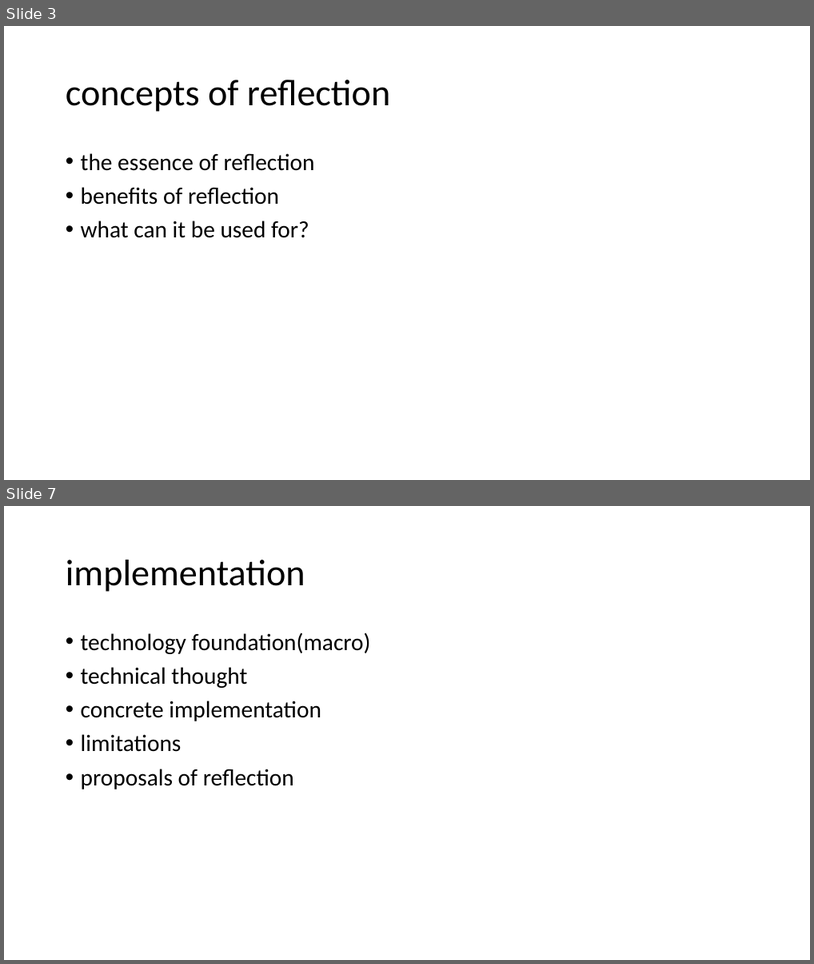
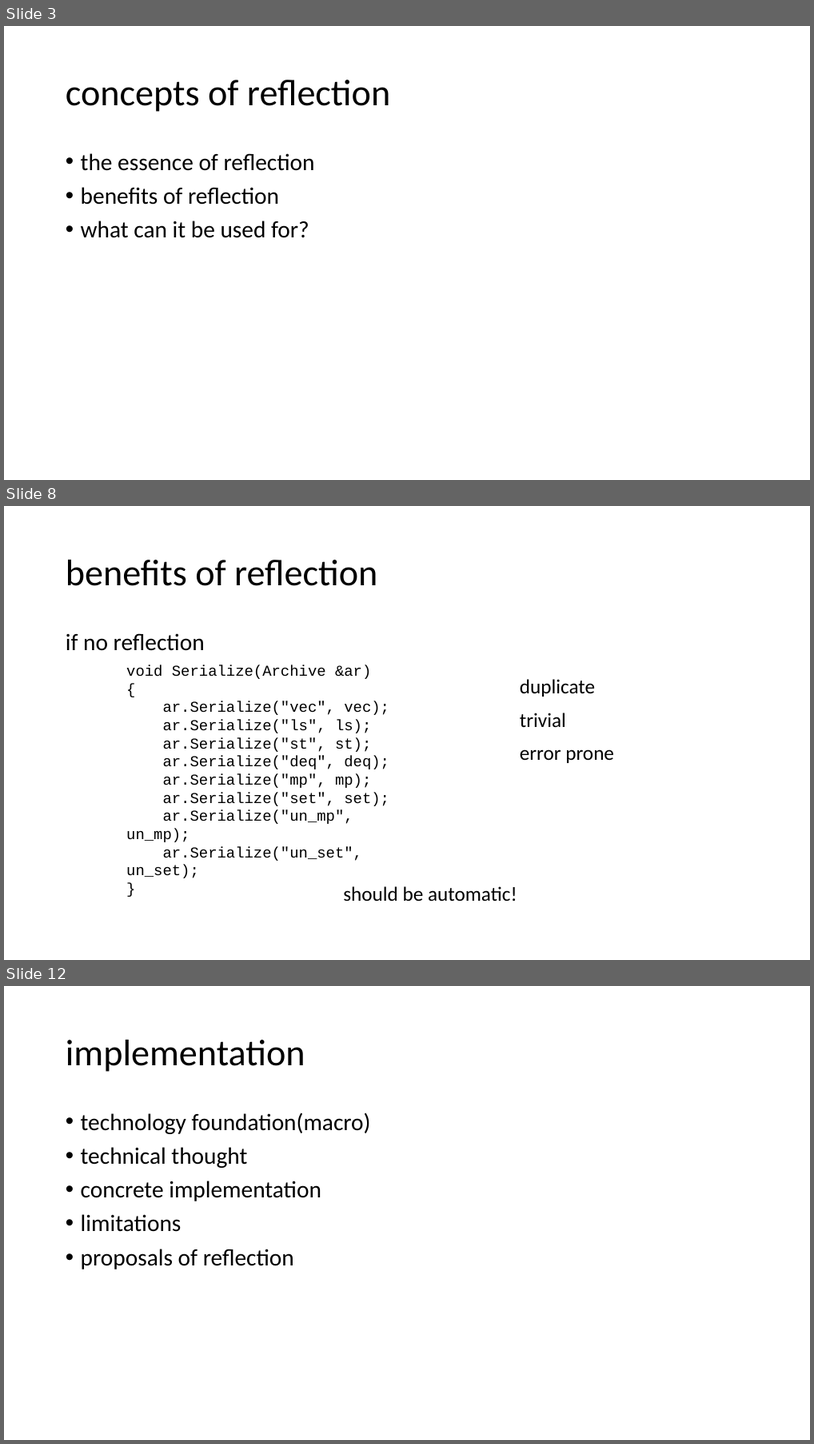
Before and after one commit to qicosmos/cppcon2017, a slide deck: cppcon2017.pptx. Shown one above the other, each under a label of ours: slides 3 and 7 before the commit, slides 3, 8 and 12 after it; the slides between them are not shown. The pictures are 814x964 and 814x1444 pixels, drawn with LibreOffice and Linux fonts; fonts in the diff are those of the drawing. Boxes give left, top, right and bottom in pixels: in the first picture for what was removed or moved away, otherwise in the second. Text is boxed around its words. In the diff, an @@ line names an element or a change of style, - is before the commit and + after.

```diff
--- a/cppcon2017.pptx
+++ b/cppcon2017.pptx
@@ slide 8 added at [4,506,810,960], background #FFFFFF @@
@@ title added at [66,560,378,586], 44 pt, text #000000 @@
+benefits of reflection
@@ text added at [66,633,205,651], 28 pt, text #000000 @@
+if no reflection
@@ text added at [126,665,390,860], 18 pt, text #000000 @@
+void Serialize(Archive &ar)
+{
+ar.Serialize("vec", vec);
+ar.Serialize("ls", ls);
+ar.Serialize("st", st);
+ar.Serialize("deq", deq);
+ar.Serialize("mp", mp);
+ar.Serialize("set", set);
+ar.Serialize("un_mp", un_mp);
+ar.Serialize("un_set", un_set);
+}
@@ text added at [520,679,595,696], 24 pt, text #000000 @@
+duplicate
@@ text added at [520,712,566,728], 24 pt, text #000000 @@
+trivial
@@ text added at [520,749,614,763], 24 pt, text #000000 @@
+error prone
@@ text added at [343,886,518,901], 24 pt, text #000000 @@
+should be automatic!
@@ what was slide 7 is now slide 12 @@
```
Also in this commit, not shown: 4 slides changed, 6 other slides added.
